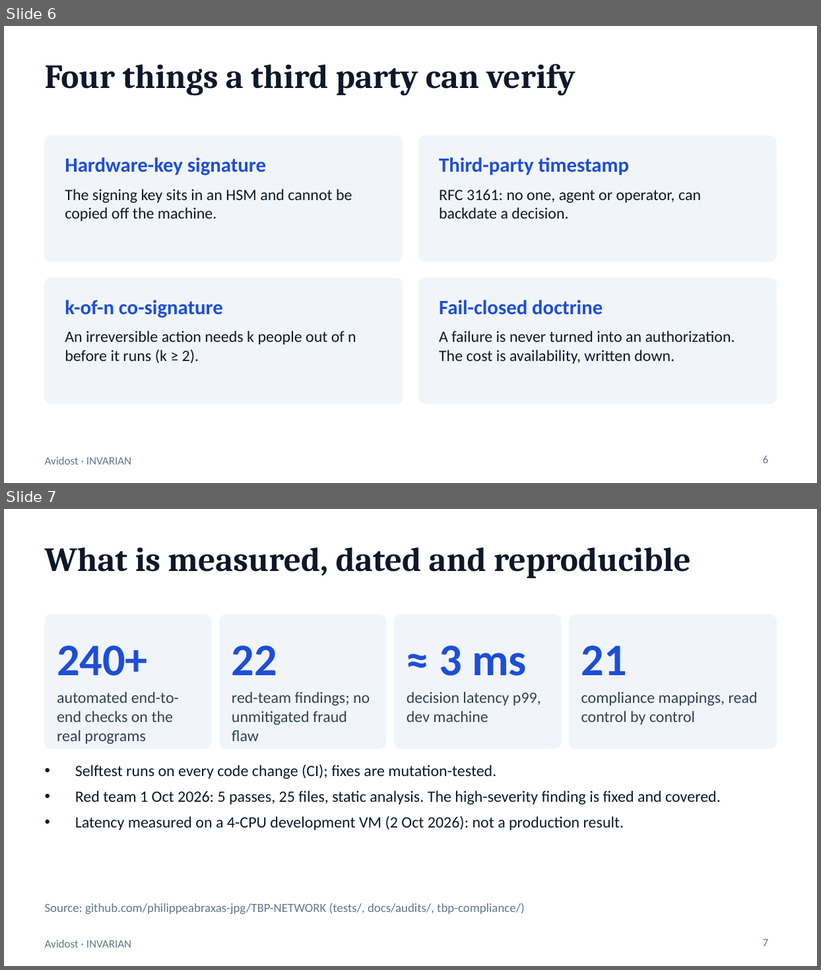
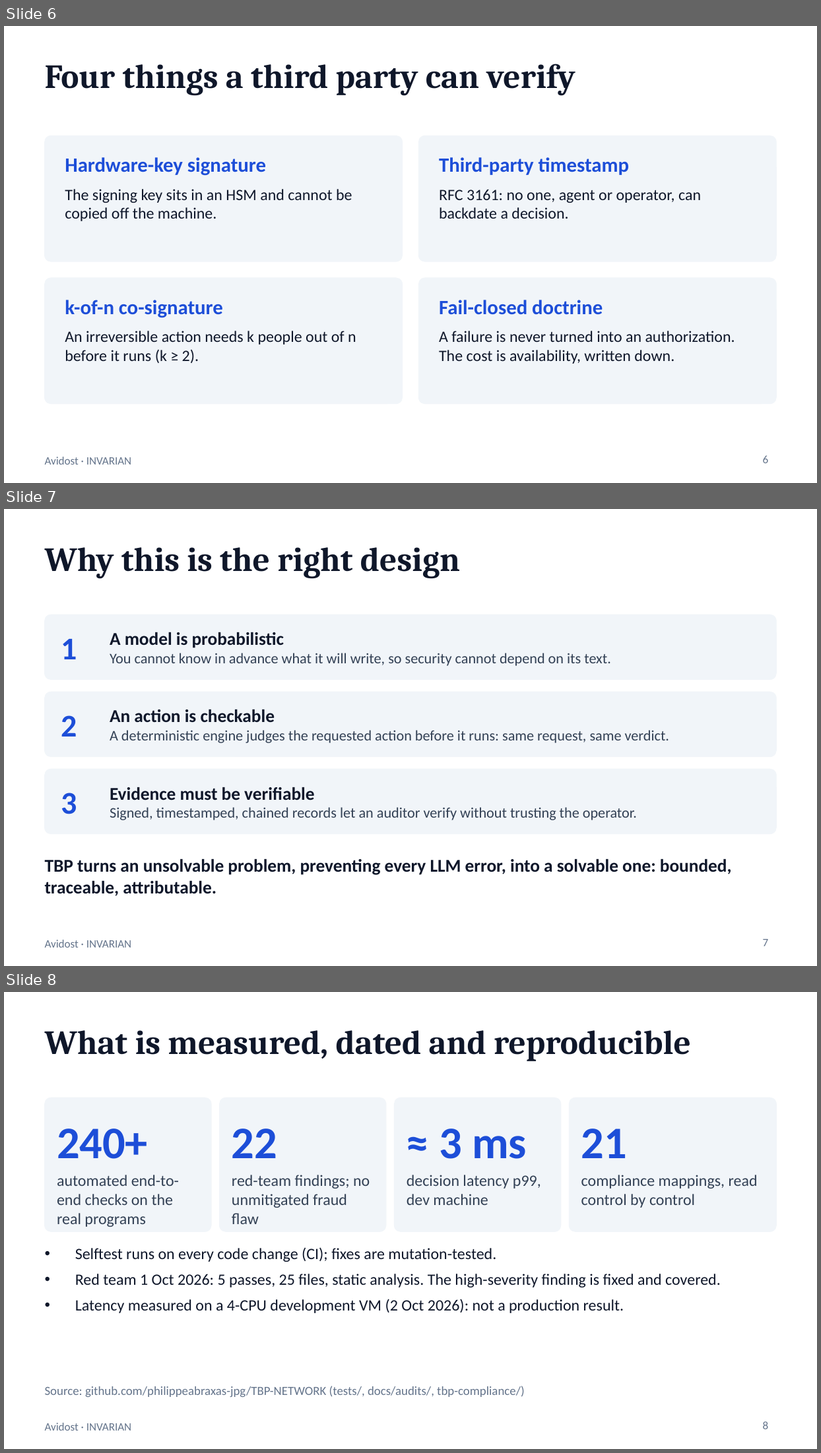
Before and after one commit to philippeabraxas-jpg/TBP-NETWORK, a slide deck: pitch/invarian-pitch.pptx. Shown one above the other, each under a label of ours: slides 6 and 7 before the commit, slides 6, 7 and 8 after it. The pictures are 821x970 and 821x1453 pixels, drawn with LibreOffice and Linux fonts; fonts in the diff are those of the drawing. Boxes give left, top, right and bottom in pixels: in the first picture for what was removed or moved away, otherwise in the second. Text is boxed around its words. In the diff, an @@ line names an element or a change of style, - is before the commit and + after.

```diff
--- a/pitch/invarian-pitch.pptx
+++ b/pitch/invarian-pitch.pptx
@@ slide 7 added at bbox=[4, 509, 817, 966], background #FFFFFF; not listed: 1 template element that a slide beside it also shows @@
@@ title added at bbox=[45, 547, 460, 579], 30 pt, text #0F172A, bold @@
+Why this is the right design
@@ rounded rectangle added at bbox=[45, 615, 776, 680], fill #F1F5F9, outline #F1F5F9 0.5 pt @@
@@ text added at bbox=[61, 639, 77, 659], 28 pt, text #1D4ED8, bold @@
+1
@@ text added at bbox=[110, 632, 611, 666], 13 pt, text #334155 @@
+A model is probabilistic
+You cannot know in advance what it will write, so security cannot depend on its text.
@@ rounded rectangle added at bbox=[45, 692, 776, 757], fill #F1F5F9, outline #F1F5F9 0.5 pt @@
@@ text added at bbox=[61, 716, 77, 737], 28 pt, text #1D4ED8, bold @@
+2
@@ text added at bbox=[110, 709, 669, 743], 13 pt, text #334155 @@
+An action is checkable
+A deterministic engine judges the requested action before it runs: same request, same verdict.
@@ rounded rectangle added at bbox=[45, 769, 776, 834], fill #F1F5F9, outline #F1F5F9 0.5 pt @@
@@ text added at bbox=[61, 793, 77, 815], 28 pt, text #1D4ED8, bold @@
+3
@@ text added at bbox=[110, 787, 637, 821], 13 pt, text #334155 @@
+Evidence must be verifiable
+Signed, timestamped, chained records let an auditor verify without trusting the operator.
@@ text added at bbox=[45, 859, 732, 896], 16 pt, text #0F172A, bold @@
+TBP turns an unsolvable problem, preventing every LLM error, into a solvable one: bounded, traceable, attributable.
@@ page number added at bbox=[763, 939, 769, 947], 10 pt, text #64748B @@
+7
@@ what was slide 7 is now slide 8 @@
@@ page number at bbox=[763, 1422, 769, 1430]: text changed @@
-7
+8
```
Also in this commit, not shown: 1 other slide added, 1 other file.
